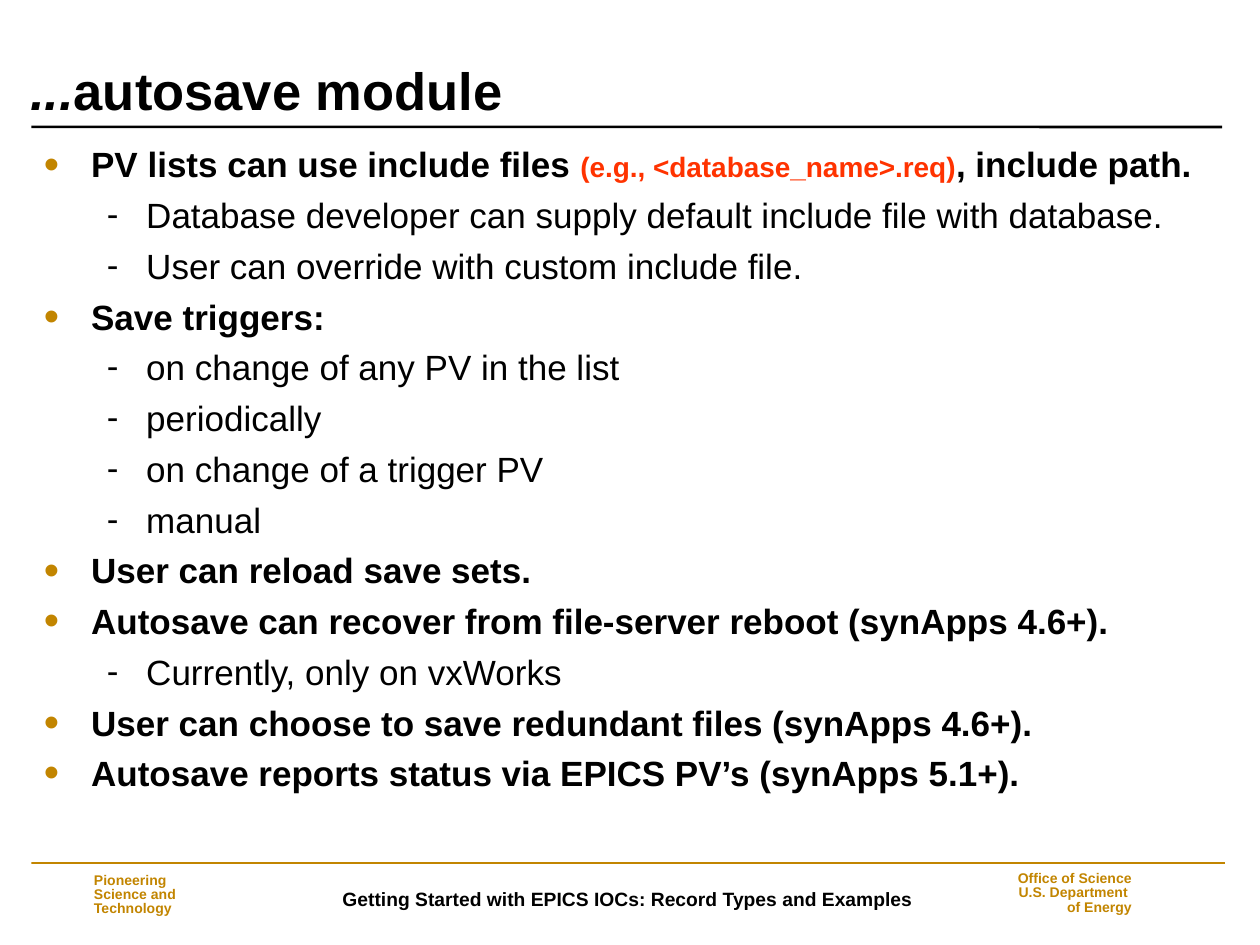
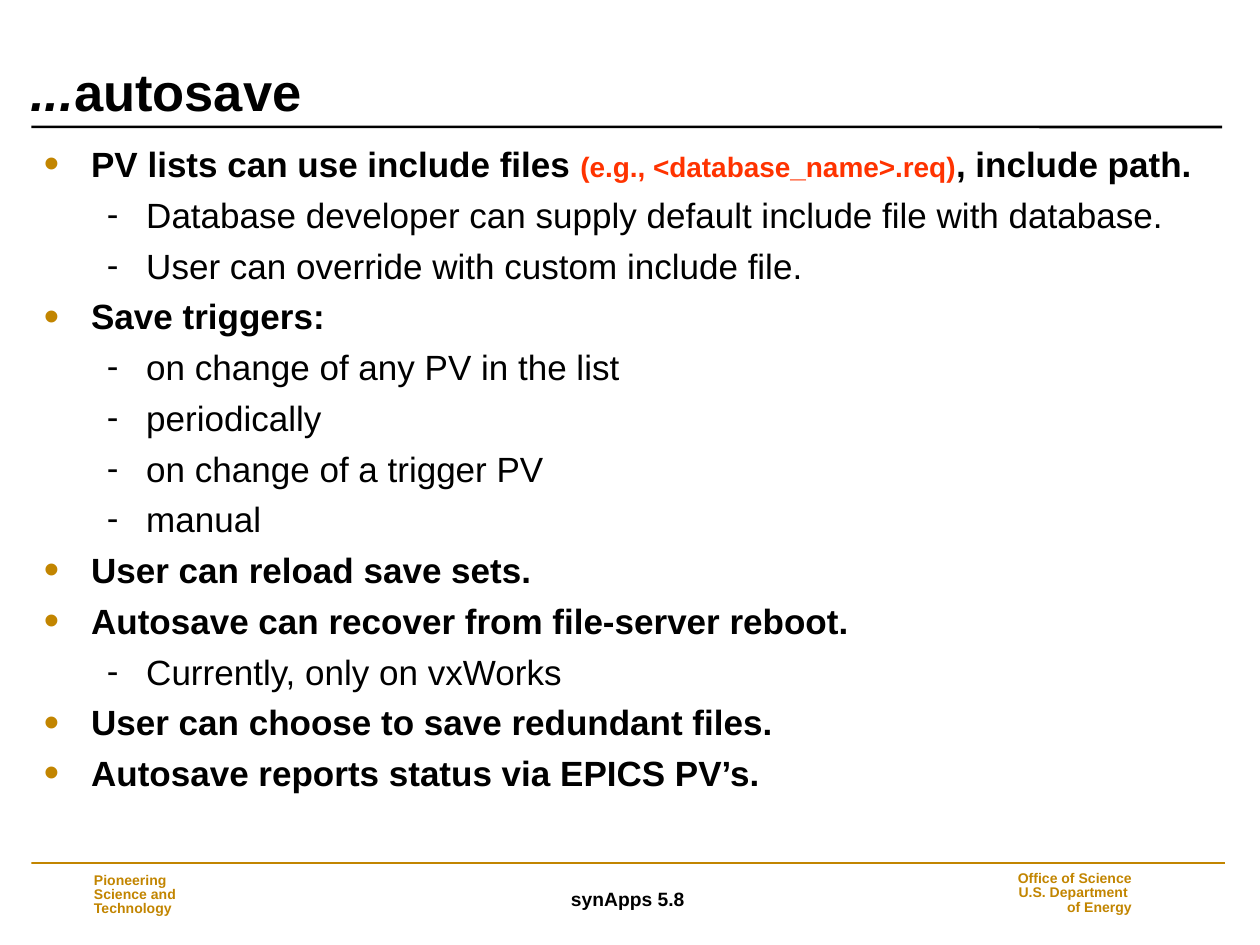
Before and after one commit to EPICS-synApps/support, a slide deck: slide 8 of documentation/IntroToSynApps.ppt (slide 7 before the commit). Drawn at 1260x945 pixels with LibreOffice and Linux fonts; fonts in the diff are those of the drawing; background and template pictures are left out. Boxes give left, top, right and bottom in pixels: in the first picture for what was removed or moved away, otherwise in the second. Text is boxed around its words. In the diff, an @@ line names an element or a change of style, - is before the commit and + after.

Commit message:
synApps_5_8

```diff
--- a/documentation/IntroToSynApps.ppt
+++ b/documentation/IntroToSynApps.ppt
@@ title at (x1=30, y1=76, x2=301, y2=112): text changed @@
-...autosave module
+...autosave
@@ text at (x1=91, y1=608, x2=849, y2=635): text changed @@
-• Autosave can recover from file-server reboot (synApps 4.6+).
+• Autosave can recover from file-server reboot.
@@ text at (x1=91, y1=709, x2=772, y2=793): text changed @@
-• User can choose to save redundant files (synApps 4.6+).
-• Autosave reports status via EPICS PV’s (synApps 5.1+).
+• User can choose to save redundant files.
+• Autosave reports status via EPICS PV’s.
@@ text at (x1=571, y1=892, x2=685, y2=910): text changed @@
-Getting Started with EPICS IOCs: Record Types and Examples
+synApps 5.8
```
Also in this commit, not shown: 36 other slides changed, 13 slides added, 4 slides removed.
